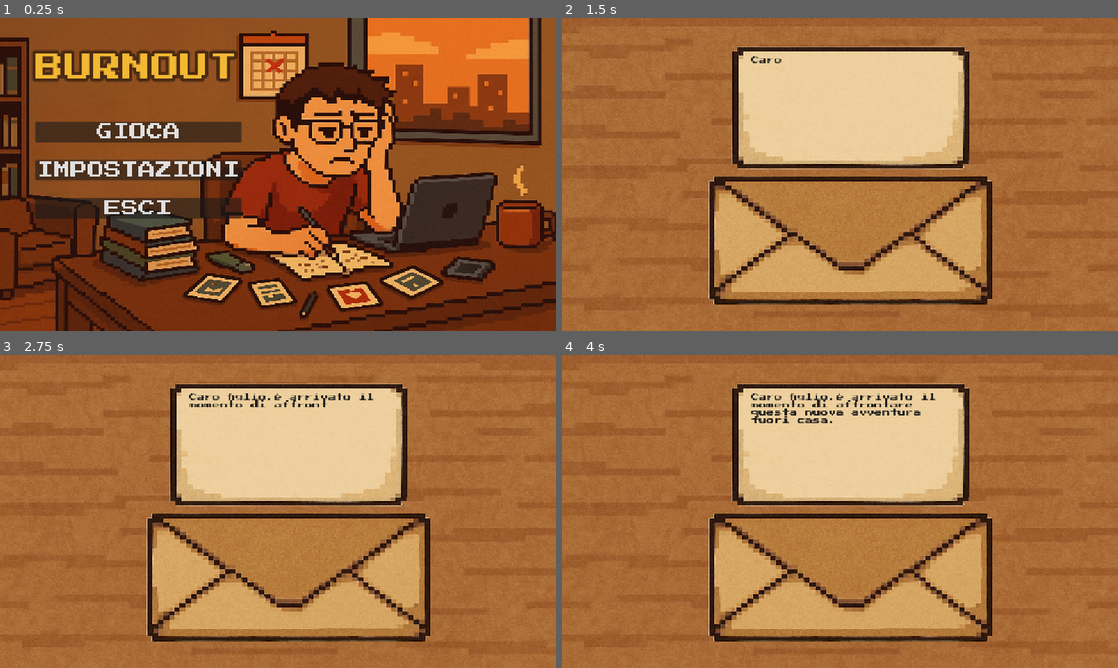
Above: before the commit, frames 1-4 (two rows, left to right).
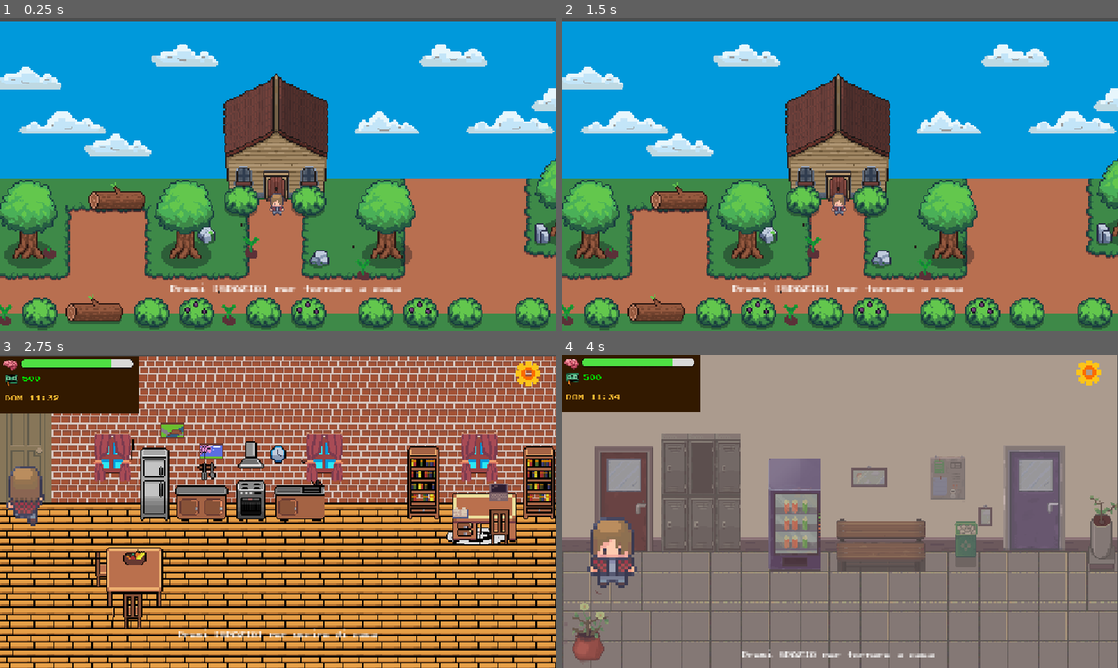
Above: after the commit, the same moments.

Repository: BurningUNI/BurnOut
Game: Godot game, scene res://scenes/park.tscn
Same seed, same stepped clock (60 frames per second), same inputs: the game is played once before the commit and once after it. Before the commit the project starts from res://scenes/mainmenu.tscn.
Inputs (mouse positions are in pixels of both pictures, inside the frame that each line leads up to):
- Up to frame 1 (0.25 s): no input
- Up to frame 2 (1.5 s): click (701, 130) at 0.5 s, where only the run before the commit has a clickable "GIOCA"; click (840, 190) at 1.25 s, where only the run before the commit has a clickable "Nuova Partita"
- Up to frame 3 (2.75 s): move the mouse to (289, 436) at 2.02 s; hold Up (ui_up) from 2.03 s (still down); hold Space (interact) from 2.03 s (still down); click (289, 436) at 2.17 s
- Up to frame 4 (4 s): move the mouse to (1006, 558) at 2.77 s; release Space (interact) at 2.78 s; tap Space (interact) at 2.85 s; release Up (ui_up) at 3.5 s; click (840, 508) at 3.5 s, where only the run after the commit has a clickable "Vai al Corridoio"

The runs differ from the first frame. In frame 1, 100% of the frame differs, in the area x 0-100%, y 0-100%; in frame 2, 93%; in frame 3, 85%; in frame 4, 100%.

Commit message:
aggiunta scelta tra parco e corridoio

Diff:
--- a/project.godot
+++ b/project.godot
@@ -11,7 +11,7 @@
 [application]
 
 config/name="Bornout"
-run/main_scene="uid://dxrsr3qq0x5lp"
+run/main_scene="uid://bkvil0ul2suqf"
 config/features=PackedStringArray("4.4", "Forward Plus")
 config/icon="res://icon.svg"
 
--- a/scenes/park.tscn
+++ b/scenes/park.tscn
@@ -8,6 +8,7 @@
 [ext_resource type="Texture2D" uid="uid://de4g5cg0pd713" path="res://assets/casa/Cloud Tileset.png" id="5_r2x14"]
 [ext_resource type="PackedScene" uid="uid://ckethyc4i20vj" path="res://scenes/player.tscn" id="7_v4b5n"]
 [ext_resource type="FontFile" uid="uid://l0nqfp87alnk" path="res://assets/fonts/PressStart2P-Regular.ttf" id="8_v4b5n"]
+[ext_resource type="PackedScene" uid="uid://bkwkee3ck8nss" path="res://scenes/ui/hud.tscn" id="9_cowak"]
 
 [sub_resource type="TileSetAtlasSource" id="TileSetAtlasSource_kmuhq"]
 texture = ExtResource("1_7mjl7")
@@ -430,7 +431,7 @@
 
 [node name="Camera2D" type="Camera2D" parent="Player"]
 offset = Vector2(0, -3)
-zoom = Vector2(3.7, 2.9)
+zoom = Vector2(2.9, 2.9)
 limit_left = 96
 limit_top = 144
 limit_right = 688
@@ -477,17 +478,32 @@
 shape = SubResource("RectangleShape2D_o58if")
 
 [node name="InterazioneLabel" type="Label" parent="."]
-visible = false
 top_level = true
 z_index = 10
-offset_left = 300.0
-offset_top = 333.0
-offset_right = 384.0
-offset_bottom = 356.0
+offset_left = 302.0
+offset_top = 332.0
+offset_right = 332.0
+offset_bottom = 342.0
 theme_override_fonts/font = ExtResource("8_v4b5n")
 theme_override_font_sizes/font_size = 5
 
+[node name="SpawnRoom" type="Marker2D" parent="."]
+position = Vector2(378, 271)
+
+[node name="HUD" parent="." instance=ExtResource("9_cowak")]
+visible = false
+scale = Vector2(0.5, 0.5)
+transform = Transform2D(0.5, 0, 0, 0.5, 0, 0)
+
+[node name="StatisticheSfondo" parent="HUD" index="0"]
+offset_top = -4.0
+offset_bottom = 232.0
+
+[node name="PhonePopup" parent="HUD" index="2"]
+visible = false
+
 [connection signal="body_entered" from="portaArea" to="." method="_on_porta_area_body_entered"]
 [connection signal="body_exited" from="portaArea" to="." method="_on_porta_area_body_exited"]
 
 [editable path="Player"]
+[editable path="HUD"]
--- a/scenes/room.tscn
+++ b/scenes/room.tscn
@@ -3716,7 +3716,6 @@
 script = ExtResource("1_eom3m")
 
 [node name="HUD" parent="." instance=ExtResource("2_tk5fv")]
-visible = false
 offset = Vector2(0, -0.5)
 scale = Vector2(0.5, 0.5)
 transform = Transform2D(0.5, 0, 0, 0.5, 0, -0.5)
@@ -3839,6 +3838,26 @@
 [node name="SpawnRoom" type="Marker2D" parent="."]
 position = Vector2(-248, 16)
 
+[node name="SceltaUscita" type="Popup" parent="."]
+size = Vector2i(143, 100)
+visible = true
+
+[node name="VBoxContainer" type="VBoxContainer" parent="SceltaUscita"]
+offset_right = 40.0
+offset_bottom = 40.0
+
+[node name="Label" type="Label" parent="SceltaUscita/VBoxContainer"]
+layout_mode = 2
+text = "Dove vuoi andare?"
+
+[node name="ButtonCorridoio" type="Button" parent="SceltaUscita/VBoxContainer"]
+layout_mode = 2
+text = "Vai in università"
+
+[node name="ButtonPark" type="Button" parent="SceltaUscita/VBoxContainer"]
+layout_mode = 2
+text = "Vai al parco"
+
 [connection signal="body_entered" from="DoorArea" to="." method="_on_door_area_body_entered"]
 [connection signal="body_exited" from="DoorArea" to="." method="_on_door_area_body_exited"]
 
--- a/scripts/room.gd
+++ b/scripts/room.gd
@@ -14,34 +14,36 @@
 @onready var player: Node2D = $Player
 @onready var spawn_room := $SpawnRoom
 @onready var label_interazione: Label = $DoorArea/InterazioneLabel
+@onready var popup = $SceltaUscita
+@onready var button_corridoio = $SceltaUscita/VBoxContainer/ButtonCorridoio
+@onready var button_park = $SceltaUscita/VBoxContainer/ButtonPark
 
 func _ready():
 	await get_tree().process_frame
 
-	# --- Posiziona il player se torna dal corridoio o dal parco ---
 	if Global.last_exit == "portaCasa" or Global.last_exit == "park":
 		player.global_position = spawn_room.global_position
 
 	calcola_limiti_mappa()
 
-	# --- Collega segnali per area letto ---
 	$BedArea.connect("body_entered", _on_bed_area_body_entered)
 	$BedArea.connect("body_exited", _on_bed_area_body_exited)
-
-	# --- Collega segnali per area porta ---
 	$DoorArea.connect("body_entered", _on_door_area_body_entered)
 	$DoorArea.connect("body_exited", _on_door_area_body_exited)
 
 	label_interazione.visible = false
 	letto_label.visible = false
+	popup.hide()
 
-func _process(delta: float) -> void:
-	# Porta
-	if near_door and Input.is_action_just_pressed("interact"):
-		Global.last_exit = "portaCasa"
-		get_tree().change_scene_to_file("res://scenes/Corridoio.tscn")
+	button_corridoio.text = "Vai al Corridoio"
+	button_park.text = "Vai al parco"
+	button_corridoio.pressed.connect(_vai_al_corridoio)
+	button_park.pressed.connect(_vai_al_parco)
 
-	# Letto
+func _process(_delta: float) -> void:
+	if near_door and Input.is_action_just_pressed("interact") and not popup.visible:
+		popup.popup_centered()
+
 	if near_bed and Input.is_action_just_pressed("interact"):
 		tenta_di_dormire()
 
@@ -56,6 +58,15 @@
 	if body.name == "Player":
 		near_door = false
 		label_interazione.visible = false
+		popup.hide()
+
+func _vai_al_corridoio():
+	Global.last_exit = "portaCasa"
+	get_tree().change_scene_to_file("res://scenes/Corridoio.tscn")
+
+func _vai_al_parco():
+	Global.last_exit = "park"
+	get_tree().change_scene_to_file("res://scenes/Park.tscn")
 
 # ---- INTERAZIONE CON LETTO ----
 func _on_bed_area_body_entered(body: Node2D):
@@ -69,7 +80,6 @@
 		near_bed = false
 		letto_label.visible = false
 
-# ---- LOGICA DORMIRE ----
 func tenta_di_dormire():
 	var ora = stats_manager.ora
 	var minuti = stats_manager.minuti
Not shown: 1 places in scenes/park.tscn that only renumber resources
